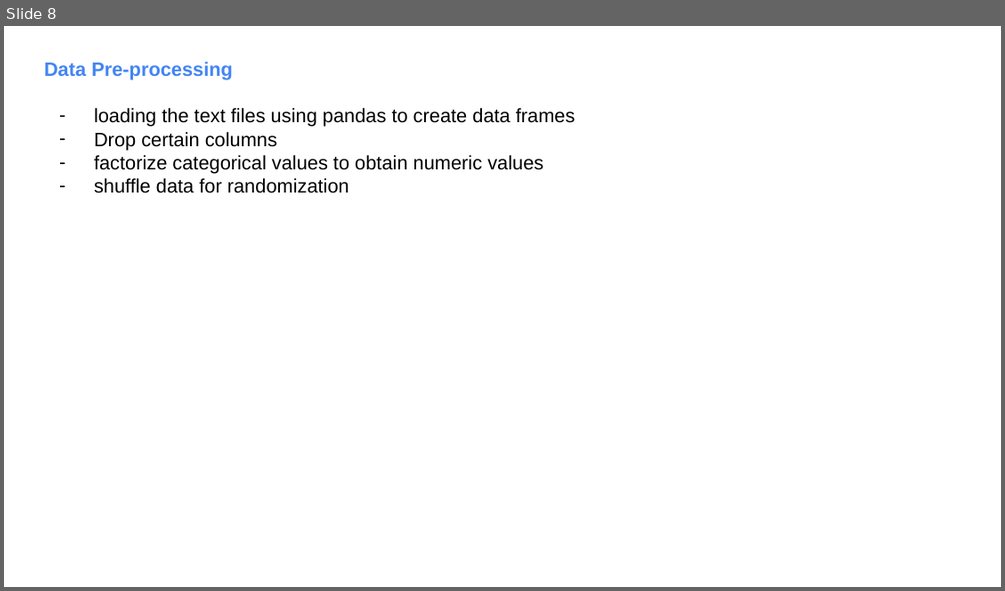
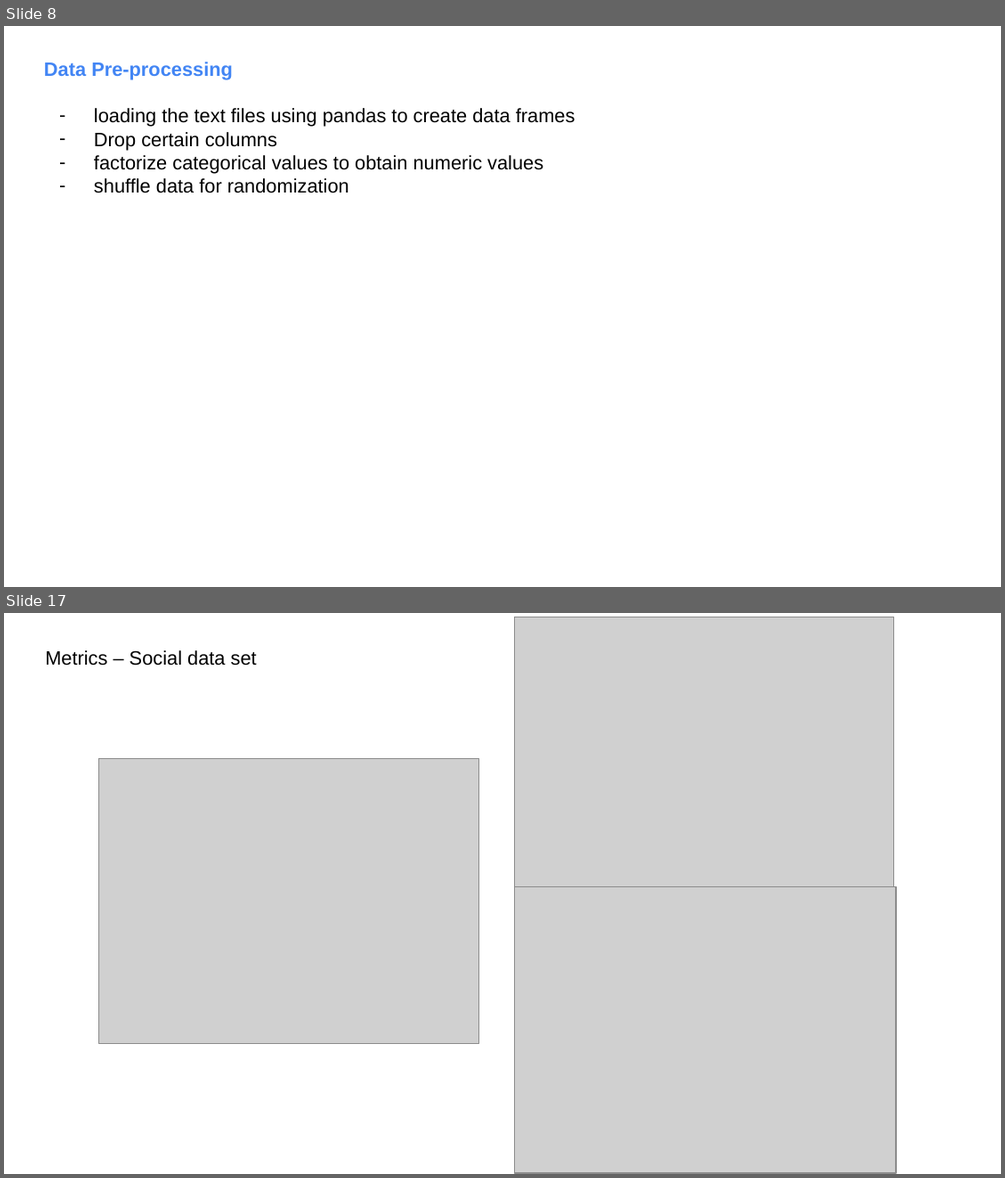
Before and after one commit to fambrogi/MachineLearning, a slide deck: ex_3/Slides_ML_3.pptx. Shown one above the other, each under a label of ours: slide 8 before the commit, slides 8 and 17 after it; the slides between them are not shown. The pictures are 1005x591 and 1005x1178 pixels, drawn with LibreOffice and Linux fonts; fonts in the diff are those of the drawing; grey boxes stand for pictures. Boxes give left, top, right and bottom in pixels: in the first picture for what was removed or moved away, otherwise in the second. Text is boxed around its words. In the diff, an @@ line names an element or a change of style, - is before the commit and + after.

```diff
--- a/ex_3/Slides_ML_3.pptx
+++ b/ex_3/Slides_ML_3.pptx
@@ slide 17 added at box(4, 613, 1001, 1174), background #FFFFFF @@
@@ picture added at box(514, 617, 894, 901) @@
@@ text added at box(45, 650, 257, 666), 14 pt, text #000000 @@
+Metrics – Social data set
@@ picture added at box(98, 759, 478, 1043) @@
@@ picture added at box(514, 887, 896, 1173) @@
```
Also in this commit, not shown: 1 slide changed, 6 other slides added, 5 slides removed, 16 other files.
